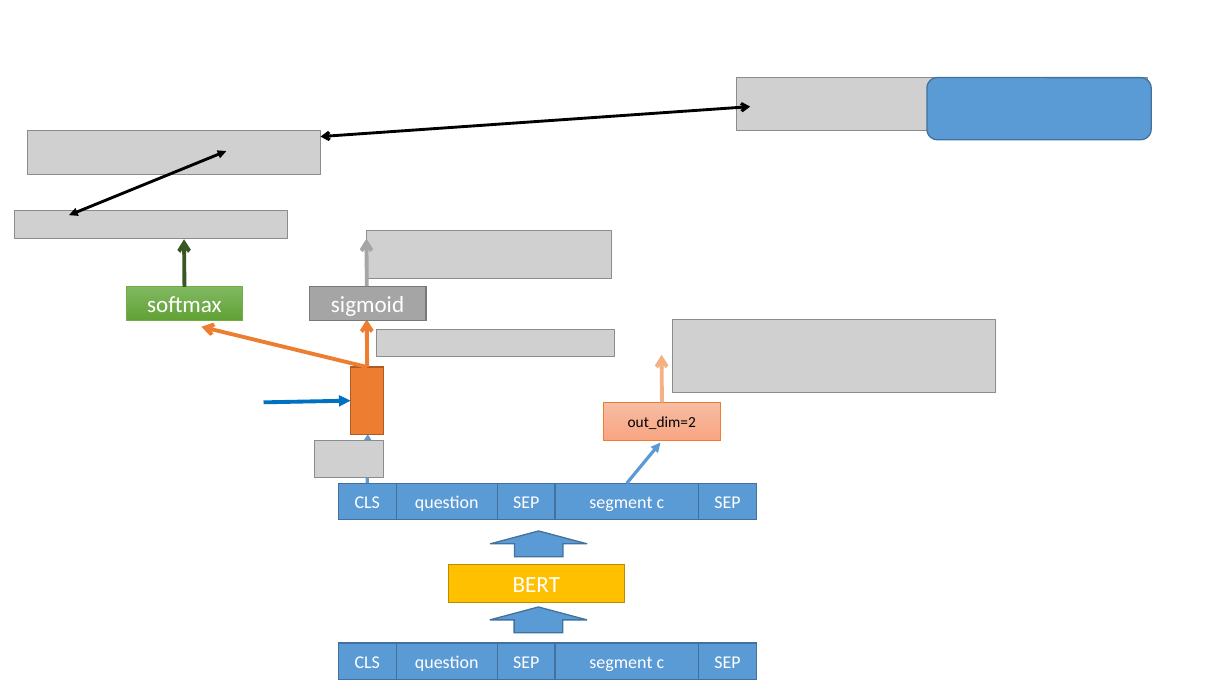
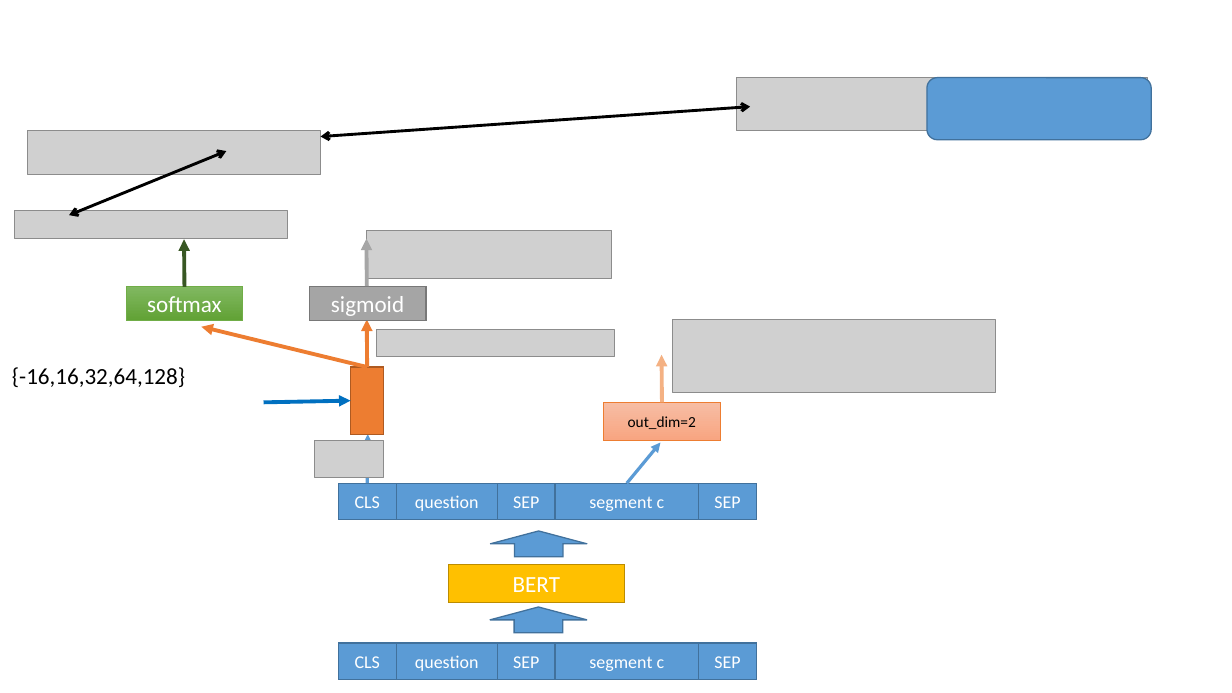
Before and after one commit to xhsun1997/rumor_project, a slide deck: slide 50 of 新建 PPT 演示文稿.ppt (slide 45 before the commit). Drawn at 1232x693 pixels with LibreOffice and Linux fonts; fonts in the diff are those of the drawing; grey boxes stand for pictures. Boxes give left, top, right and bottom in pixels: in the first picture for what was removed or moved away, otherwise in the second. Text is boxed around its words. In the diff, an @@ line names an element or a change of style, - is before the commit and + after.

```diff
--- a/新建 PPT 演示文稿.ppt
+++ b/新建 PPT 演示文稿.ppt
@@ arrow (367, 367) - (201, 327): arrowheads changed @@
@@ text added at bbox=[12, 367, 185, 387], 18 pt, text #000000 @@
+{-16,16,32,64,128}
```
Also in this commit, not shown: 6 other slides changed, 9 slides added, 16 slides removed, 2 other files.
